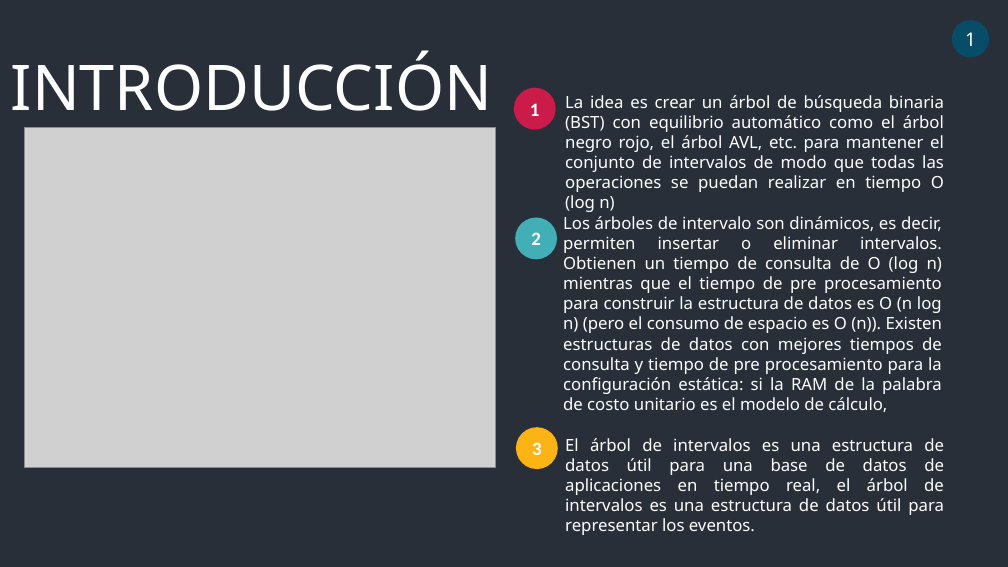
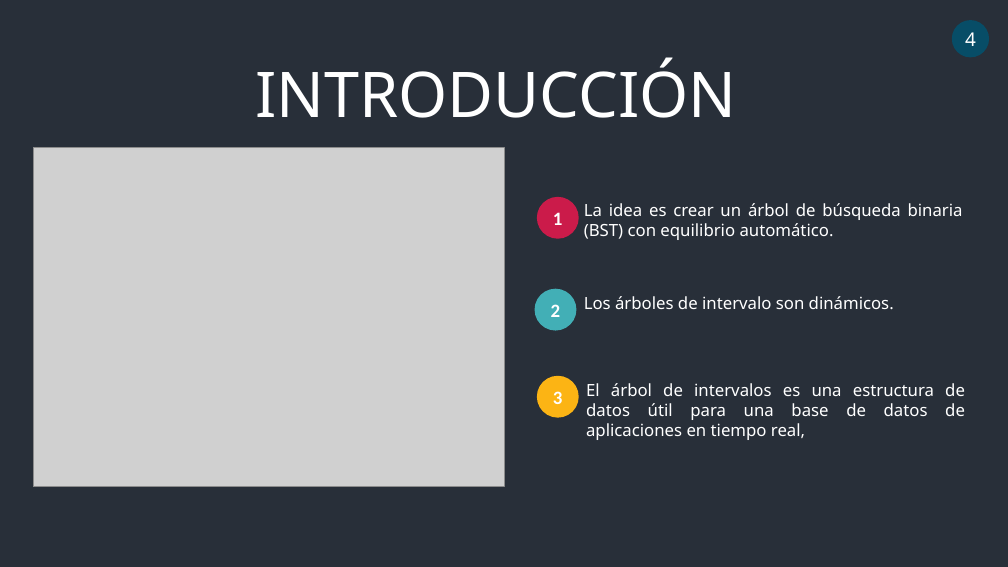
Before and after one commit to ElvisMinayaM/INTERVAL-TREE, a slide deck: slide 4 of INTERVAL TREE.pptx. Drawn at 1008x567 pixels with LibreOffice and Linux fonts; fonts in the diff are those of the drawing; grey boxes stand for pictures. Boxes give left, top, right and bottom in pixels: in the first picture for what was removed or moved away, otherwise in the second. Text is boxed around its words. In the diff, an @@ line names an element or a change of style, - is before the commit and + after.

Commit message:
INTERVAL TREE

```diff
--- a/INTERVAL TREE.pptx
+++ b/INTERVAL TREE.pptx
@@ text "INTRODUCCIÓN" moved from (x1=11, y1=51, x2=493, y2=111) to (x1=255, y1=58, x2=737, y2=118) @@
@@ text in ellipse at (x1=965, y1=32, x2=976, y2=46): text changed @@
-1
+4
@@ picture moved from (x1=25, y1=128, x2=496, y2=467) to (x1=33, y1=147, x2=504, y2=487) @@
@@ ellipse "1" moved from (x1=514, y1=88, x2=556, y2=129) to (x1=537, y1=197, x2=578, y2=238) @@
@@ text at (x1=584, y1=203, x2=963, y2=240): text changed @@
-La idea es crear un árbol de búsqueda binaria (BST) con equilibrio automático como el árbol negro rojo, el árbol AVL, etc. para mantener el conjunto de intervalos de modo que todas las operaciones se puedan realizar en tiempo O (log n)
+La idea es crear un árbol de búsqueda binaria (BST) con equilibrio automático.
@@ ellipse "2" moved from (x1=515, y1=218, x2=557, y2=259) to (x1=535, y1=289, x2=576, y2=330) @@
@@ text at (x1=584, y1=296, x2=894, y2=309): text changed @@
-Los árboles de intervalo son dinámicos, es decir, permiten insertar o eliminar intervalos. Obtienen un tiempo de consulta de O (log n) mientras que el tiempo de pre procesamiento para construir la estructura de datos es O (n log n) (pero el consumo de espacio es O (n)). Existen estructuras de datos con mejores tiempos de consulta y tiempo de pre procesamiento para la configuración estática: si la RAM de la palabra de costo unitario es el modelo de cálculo,
+Los árboles de intervalo son dinámicos.
@@ ellipse "3" moved from (x1=516, y1=427, x2=557, y2=469) to (x1=537, y1=376, x2=578, y2=417) @@
@@ text at (x1=586, y1=383, x2=965, y2=440): text changed @@
-El árbol de intervalos es una estructura de datos útil para una base de datos de aplicaciones en tiempo real, el árbol de intervalos es una estructura de datos útil para representar los eventos.
+El árbol de intervalos es una estructura de datos útil para una base de datos de aplicaciones en tiempo real,
```
Also in this commit, not shown: 3 other slides changed, 9 slides added, 4 slides removed.
